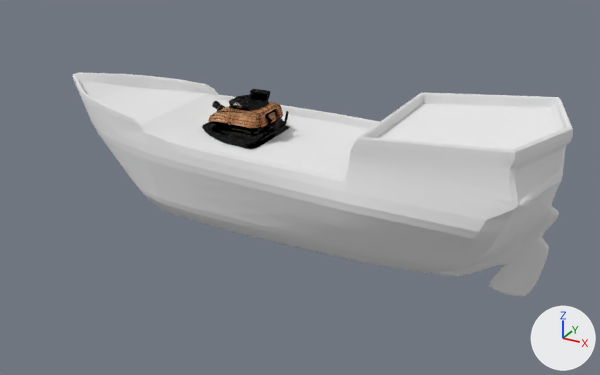
Two versions of the Blender file Assets/_Models/shipBase.blend, one commit apart.
Camera for both pictures: a 50 mm lens placed at (5.5, -9.78, 4.65), pointed at (0.55, -0.79, 0.15). Arrows for +X, +Y and +Z are at lower right; the lights stay in place.

Objects in the first picture: 'shipBase', 'turret hardpoint'.
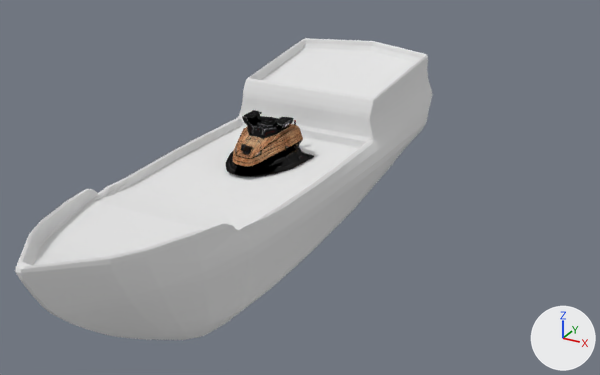
Commit message: fix shipBAse

What differs and where, as boxes [x1, y1, x2, y2] in the pictures (600 x 375 px):
'shipBase', mesh turned, modifiers changed: before [72, 72, 573, 296]; after [15, 38, 433, 340]
'turret hardpoint', reshaped, modifiers changed (11% taller): before [202, 89, 290, 149]; after [226, 110, 314, 177]

The change, as a list of edits to the scene's bpy script:
```text
Change me_cube_002:
    where me_cube_002.from_pydata(...)  # 1407 vertices, 1318 faces; spans x -1.175..-0.115, y -0.431..0.0, z 0.176..0.484
    used by ob_turret_hardpoint; location = (0.0, 0.0, 0.0); rotation_euler = (0.0, 0.0175, 0.0), in degrees (0, 1, 0); scale = (1.28, 1.28, 2.13)
    me_cube_002 part 1: the whole mesh is multiplied about the mesh origin by the matrix ((0.0, -1.0, -0.029), (1.0, 0.0, 0.029), (-0.01, -0.01, 1.0))
Change me_cube_001:
    where me_cube_001.from_pydata(...)  # 1828 vertices, 1750 faces; spans x -4.1..3.84, y -1.25..0.0, z -1.15..1.34
    used by ob_shipbase; location = (0.0, 0.0, 0.0)
    me_cube_001 part 2: the whole mesh is turned 90 degrees about the z axis through its middle, then moved by (0.75, -0.57, 0.0)
Change ob_turret_hardpoint:
    where _m = ob_turret_hardpoint.modifiers.new('Mirror', 'MIRROR')
    remove _m.use_axis = (False, True, False)
Change ob_shipbase:
    where _m = ob_shipbase.modifiers.new('Mirror', 'MIRROR')
    remove _m.use_axis = (False, True, False)
```
